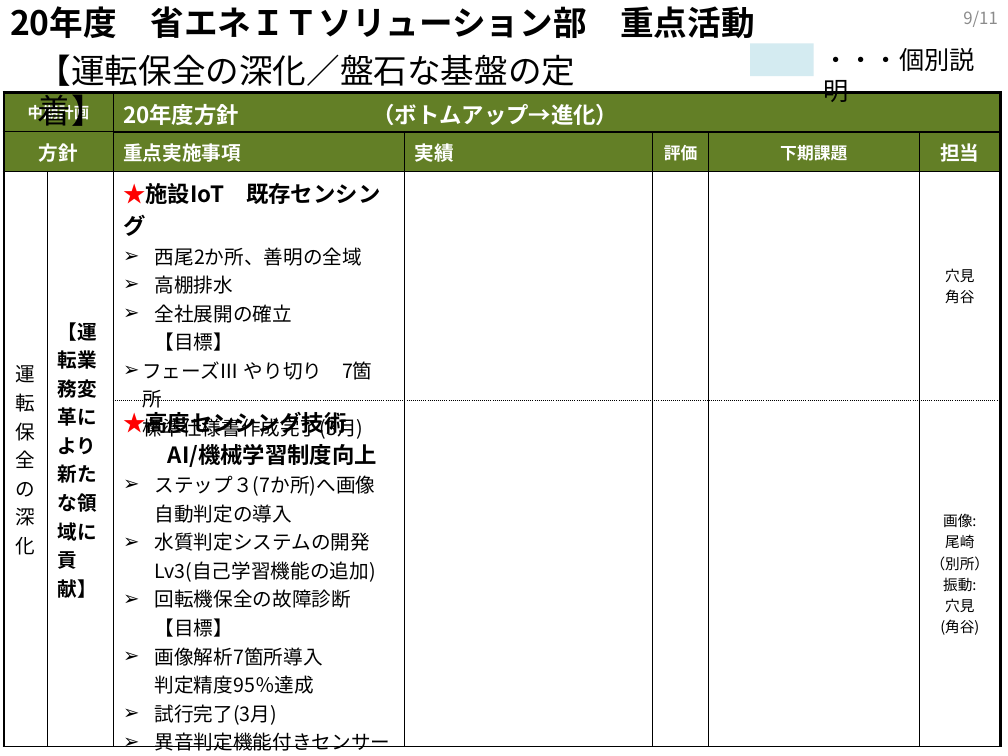
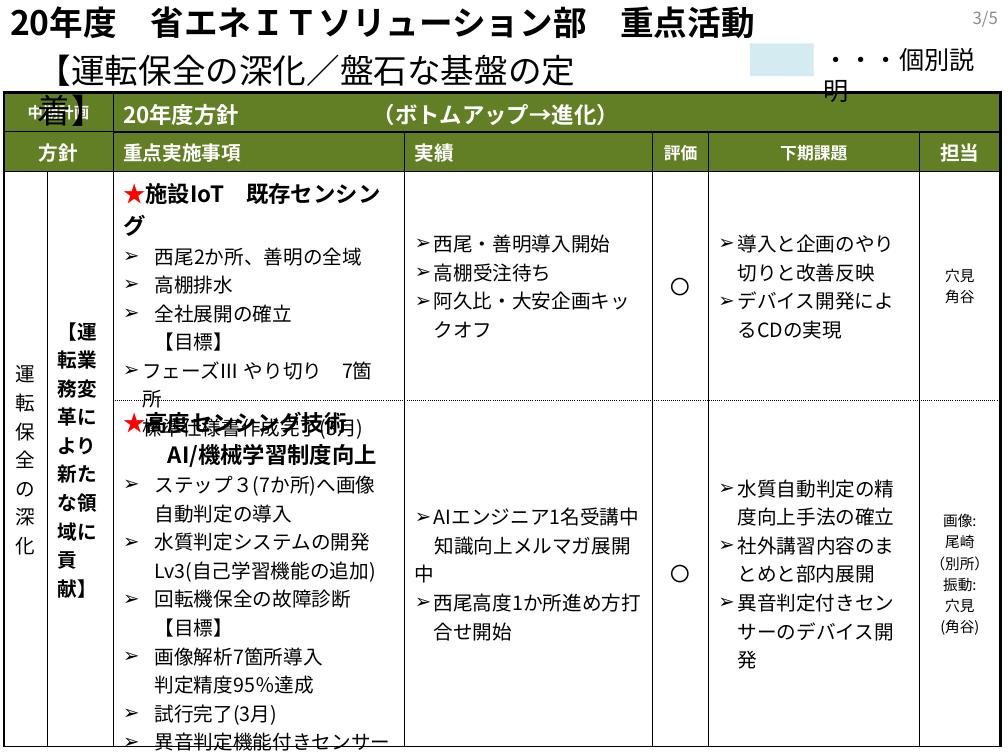
Before and after one commit to nonomura114/data, a slide deck: slide 7 of 20年度_省エネITS部 中間報告まとめ.pptx. Drawn at 1008x756 pixels with LibreOffice and Linux fonts; fonts in the diff are those of the drawing. Boxes give left, top, right and bottom in pixels: in the first picture for what was removed or moved away, otherwise in the second. Text is boxed around its words. In the diff, an @@ line names an element or a change of style, - is before the commit and + after.

```diff
--- a/20年度_省エネITS部 中間報告まとめ.pptx
+++ b/20年度_省エネITS部 中間報告まとめ.pptx
@@ text at <box>973,11,998,27</box>: text changed @@
-9/11
+3/5
@@ table at <box>4,93,1000,755</box> @@
-row 3: 運転保全の深化 | 【運転業務変革により新たな領域に貢献】 | ★施設IoT 既存センシング / 西尾2か所、善明の全域 / 高棚排水 / 全社展開の確立 【目標】 / フェーズⅢ やり切り 7箇所 / 標準仕様書作成完了(3月) |  |  |  | 穴見 / 角谷
+row 3: 運転保全の深化 | 【運転業務変革により新たな領域に貢献】 | ★施設IoT 既存センシング / 西尾2か所、善明の全域 / 高棚排水 / 全社展開の確立 【目標】 / フェーズⅢ やり切り 7箇所 / 標準仕様書作成完了(3月) | 西尾・善明導入開始 / 高棚受注待ち / 阿久比・大安企画キックオフ | 〇 | 導入と企画のやり切りと改善反映 / デバイス開発によるCDの実現 | 穴見 / 角谷
-row 4:  |  | ★高度センシング技術 / AI/機械学習制度向上 / ステップ３(7か所)へ画像自動判定の導入 / 水質判定システムの開発 Lv3(自己学習機能の追加) / 回転機保全の故障診断 【目標】 / 画像解析7箇所導入 判定精度95％達成 / 試行完了(3月) / 異音判定機能付きセンサーの開発 Step1(傾向管理)試行完了(3月) |  |  |  | 画像: / 尾崎 / （別所） / 振動: / 穴見 / (角谷)
+row 4:  |  | ★高度センシング技術 / AI/機械学習制度向上 / ステップ３(7か所)へ画像自動判定の導入 / 水質判定システムの開発 Lv3(自己学習機能の追加) / 回転機保全の故障診断 【目標】 / 画像解析7箇所導入 判定精度95％達成 / 試行完了(3月) / 異音判定機能付きセンサーの開発 Step1(傾向管理)試行完了(3月) | AIエンジニア1名受講中 / 知識向上メルマガ展開中 / 西尾高度1か所進め方打合せ開始 | 〇 | 水質自動判定の精度向上手法の確立 / 社外講習内容のまとめと部内展開 / 異音判定付きセンサーのデバイス開発 | 画像: / 尾崎 / （別所） / 振動: / 穴見 / (角谷)
```
Also in this commit, not shown: 6 other slides changed, 6 slides added, 3 slides removed, 1 other file.
